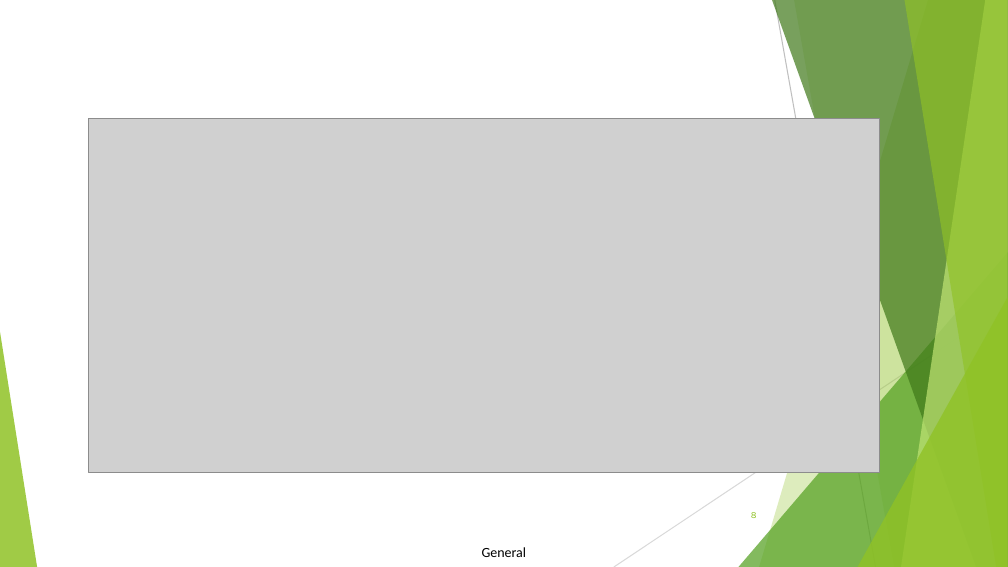
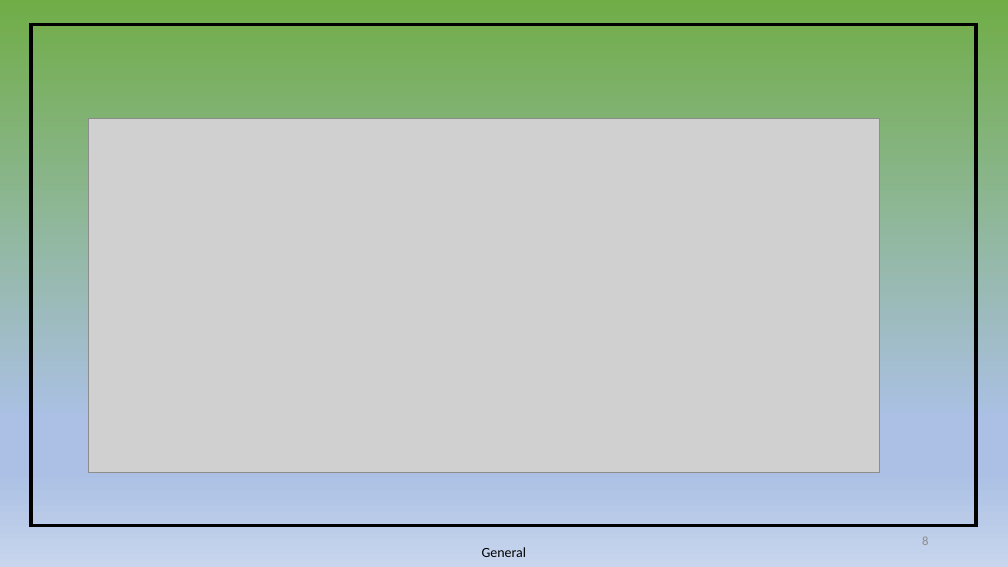
Before and after one commit to Tunir10Chaudhuri/Case_Study_Group_4, a slide deck: slide 8 of CaseStudy-04.pptx. Drawn at 1008x567 pixels with LibreOffice and Linux fonts; fonts in the diff are those of the drawing; grey boxes stand for pictures. Boxes give left, top, right and bottom in pixels: in the first picture for what was removed or moved away, otherwise in the second. Text is boxed around its words. In the diff, an @@ line names an element or a change of style, - is before the commit and + after.

```diff
--- a/CaseStudy-04.pptx
+++ b/CaseStudy-04.pptx
@@ background #FFFFFF to gradient #70AD47 to #ABC0E4 to #C7D5ED @@
@@ table added at [31, 24, 976, 525], 1 rows, 1 columns @@
+
@@ group removed at [0, 0, 1008, 567]: 5 freeform shapes, 3 triangles, 2 lines @@
@@ page number: place and size @@
-page number at [751, 512, 757, 518]
+page number at [922, 536, 928, 545]
@@ page number at [922, 536, 928, 545]: size 6.8 to 9 pt, font Karla to Calibri, text colour #90C226 to #8C8C8C @@
```
Also in this commit, not shown: 10 other slides changed.
